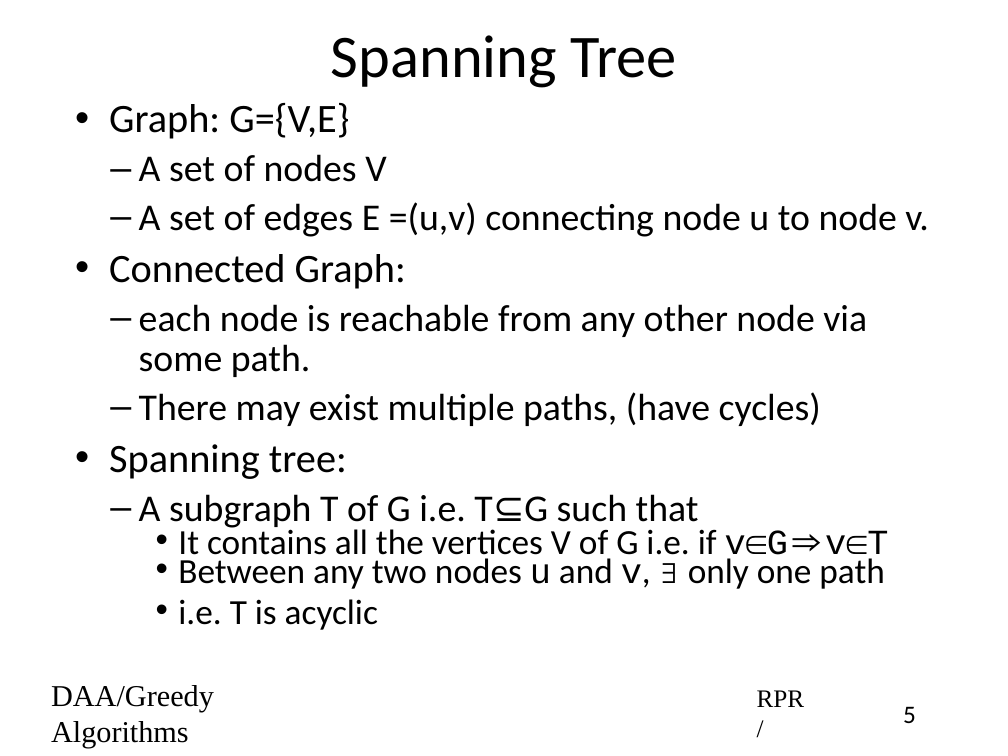
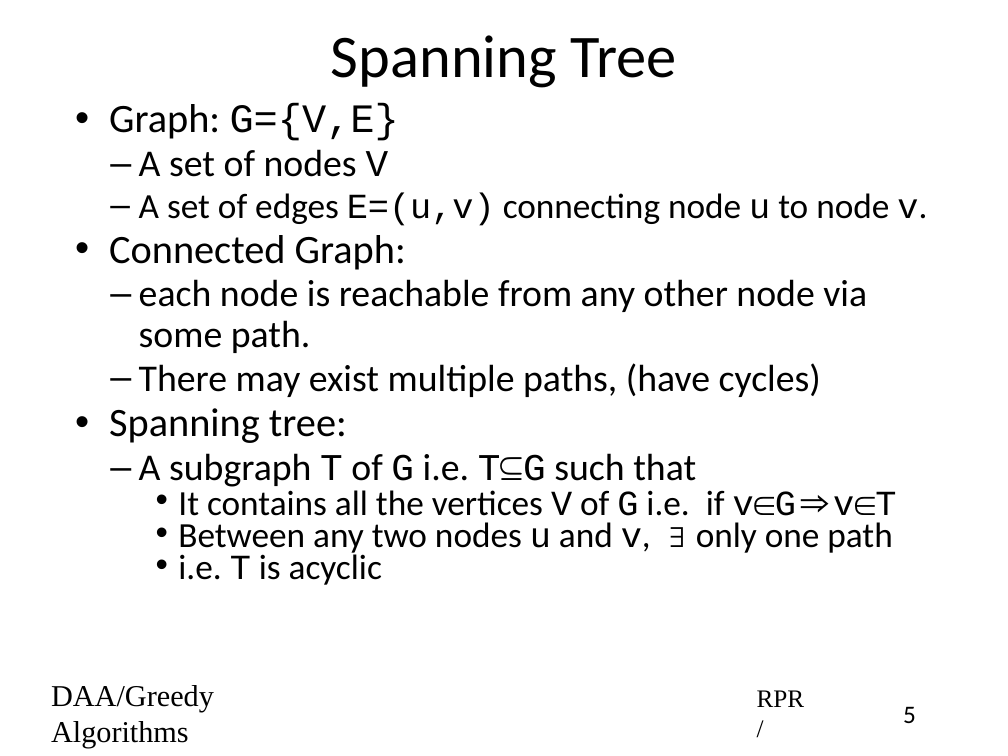
Before and after one commit to rprustagi/2019-17CS43-DAA, a slide deck: slide 5 of Slides-RPR/2019-H1-DAA-L24-Greedy-Algo-MCST-Prim.pptx. Drawn at 1008x756 pixels with LibreOffice and Linux fonts; fonts in the diff are those of the drawing. Boxes give left, top, right and bottom in pixels: in the first picture for what was removed or moved away, otherwise in the second. Text is boxed around its words. In the diff, an @@ line names an element or a change of style, - is before the commit and + after.

```diff
--- a/Slides-RPR/2019-H1-DAA-L24-Greedy-Algo-MCST-Prim.pptx
+++ b/Slides-RPR/2019-H1-DAA-L24-Greedy-Algo-MCST-Prim.pptx
@@ text at [109, 103, 896, 585]: font Calibri to Courier New in "G={V,E}", "V", "T G T⊆G", "V G" and 1 more places; less space between paragraphs; more space between paragraphs @@
@@ text at [139, 193, 927, 226]: text changed; size 30 to 28 pt @@
-  – A set of edges E =(u,v) connecting node u to node v.
+  – A set of edges E=(u,v) connecting node u to node v.
```
Also in this commit, not shown: 3 other slides changed, 2 slides removed, 2 other files.
